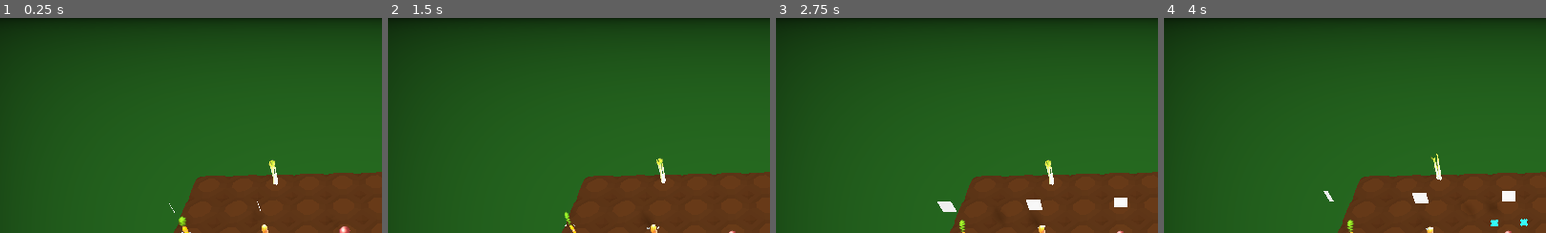
Above: before the commit, frames 1-4 (left to right).
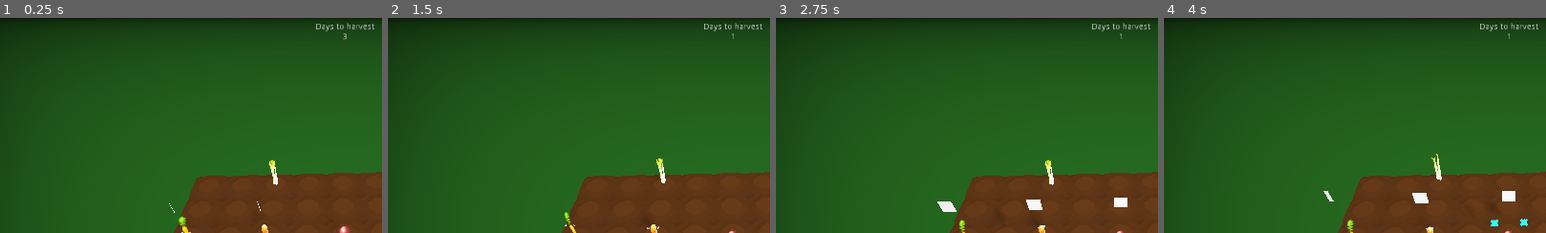
Above: after the commit, the same moments.

Repository: wingedadventurer/gwj-xii
Game: Godot game, scene res://scenes/levels/level_test.tscn
Two runs of this game, one before a commit and one after it. Both use one fixed random seed, a clock stepped at 60 frames per second and the inputs below.
Inputs (mouse positions are % of the whole screen's width and height, from its top left):
- Up to frame 1 (0.25 s): no input
- Up to frame 2 (1.5 s): click "Next Turn" at 0.5 s; click "Next Turn" at 1.25 s
- Up to frame 3 (2.75 s): click "Fire Signal" at 2 s
- Up to frame 4 (4 s): click (2, 85) at 2.77 s; click "Unbury" at 3.5 s
The pictures show only the part of the screen within x 5-55%, y 0-50%; the shares and areas given below are measured in that part.

The runs differ from the first frame. In frame 1, 0.2% of the frame differs, in the area x 82-98%, y 2-11%; in frame 2, 0.2%; in frame 3, 0.2%; in frame 4, 0.2%.

Commit message:
Added harvest day counter and lose condition

Diff:
--- a/godot-project/scenes/ui/static_ui.tscn
+++ b/godot-project/scenes/ui/static_ui.tscn
@@ -46,6 +46,7 @@
 
 [node name="win_popup" type="Control" parent="."]
 editor/display_folded = true
+visible = false
 anchor_right = 1.0
 anchor_bottom = 1.0
 mouse_filter = 2
@@ -145,5 +146,15 @@
 margin_bottom = 50.0
 rect_min_size = Vector2( 150, 50 )
 text = "Retry Level"
+
+[node name="harvest_days_label" type="Label" parent="."]
+anchor_left = 0.5
+anchor_right = 0.5
+margin_left = -51.5
+margin_top = 8.0
+margin_right = 51.5
+margin_bottom = 22.0
+text = "Days to harvest"
+align = 1
 [connection signal="pressed" from="hb/button_fire_signal" to="." method="_on_button_fire_signal_pressed"]
 [connection signal="pressed" from="hb/button_next_turn" to="." method="_on_button_next_turn_pressed"]
--- a/godot-project/scripts/level.gd
+++ b/godot-project/scripts/level.gd
@@ -4,6 +4,7 @@
 var scene_camera = preload("res://scenes/camera.tscn")
 var cursor_image = preload("res://textures/cursor_carrot.png")
 
+export var days_to_harvest := 3 setget set_days_to_harvest
 var number_of_celeries := 0
 var remaining_celeries := 0
 
@@ -11,6 +12,16 @@
 	instance_camera()
 	Input.set_custom_mouse_cursor(cursor_image)
 	initialize()
+
+	for static_ui in get_tree().get_nodes_in_group("static_ui"):
+		static_ui.connect("next_turn", self, "_on_next_turn")
+
+	set_days_to_harvest(days_to_harvest)
+
+func set_days_to_harvest(value : int) -> void:
+	days_to_harvest = value
+	for static_ui in get_tree().get_nodes_in_group("static_ui"):
+		static_ui.set_days_to_harvest(days_to_harvest)
 
 func instance_camera() -> void:
 	var camera = scene_camera.instance()
@@ -28,11 +39,25 @@
 func reset_remaining_celery_count() -> void:
 	remaining_celeries = number_of_celeries
 
+func win() -> void:
+	for static_ui in get_tree().get_nodes_in_group("static_ui"):
+		static_ui.show_win_screen()
+
+func lose() -> void:
+	for static_ui in get_tree().get_nodes_in_group("static_ui"):
+		static_ui.show_lose_screen()
+
 func _on_celery_caught_signal(celery : class_celery) -> void:
 	remaining_celeries -= 1
 	if remaining_celeries == 0:
 		win()
 
-func win() -> void:
-	for static_ui in get_tree().get_nodes_in_group("static_ui"):
-		static_ui.show_win_screen()
+func _on_next_turn(static_ui) -> void:
+	if days_to_harvest == 0:
+		lose()
+		return
+
+	set_days_to_harvest(days_to_harvest - 1)
+
+	if days_to_harvest == 0:
+		static_ui.set_last_day()
--- a/godot-project/scripts/static_ui.gd
+++ b/godot-project/scripts/static_ui.gd
@@ -1,4 +1,6 @@
 extends Control
+
+signal next_turn(me)
 
 func _ready() -> void:
 	$win_popup.hide()
@@ -12,6 +14,7 @@
 		(celery as class_celery).reset()
 	for level in get_tree().get_nodes_in_group("level"):
 		(level as class_level).reset_remaining_celery_count()
+	emit_signal("next_turn", self)
 
 func _on_button_fire_signal_pressed() -> void:
 	for signal_start in get_tree().get_nodes_in_group("signal_start"):
@@ -21,4 +24,10 @@
 	$win_popup.show()
 
 func show_lose_screen() -> void:
-	$lose.show()
+	$lose_popup.show()
+
+func set_last_day() -> void:
+	$hb/button_next_turn.text = "Ur dead :("
+
+func set_days_to_harvest(value : int) -> void:
+	$harvest_days_label.text = "Days to harvest\n" + str(value)
